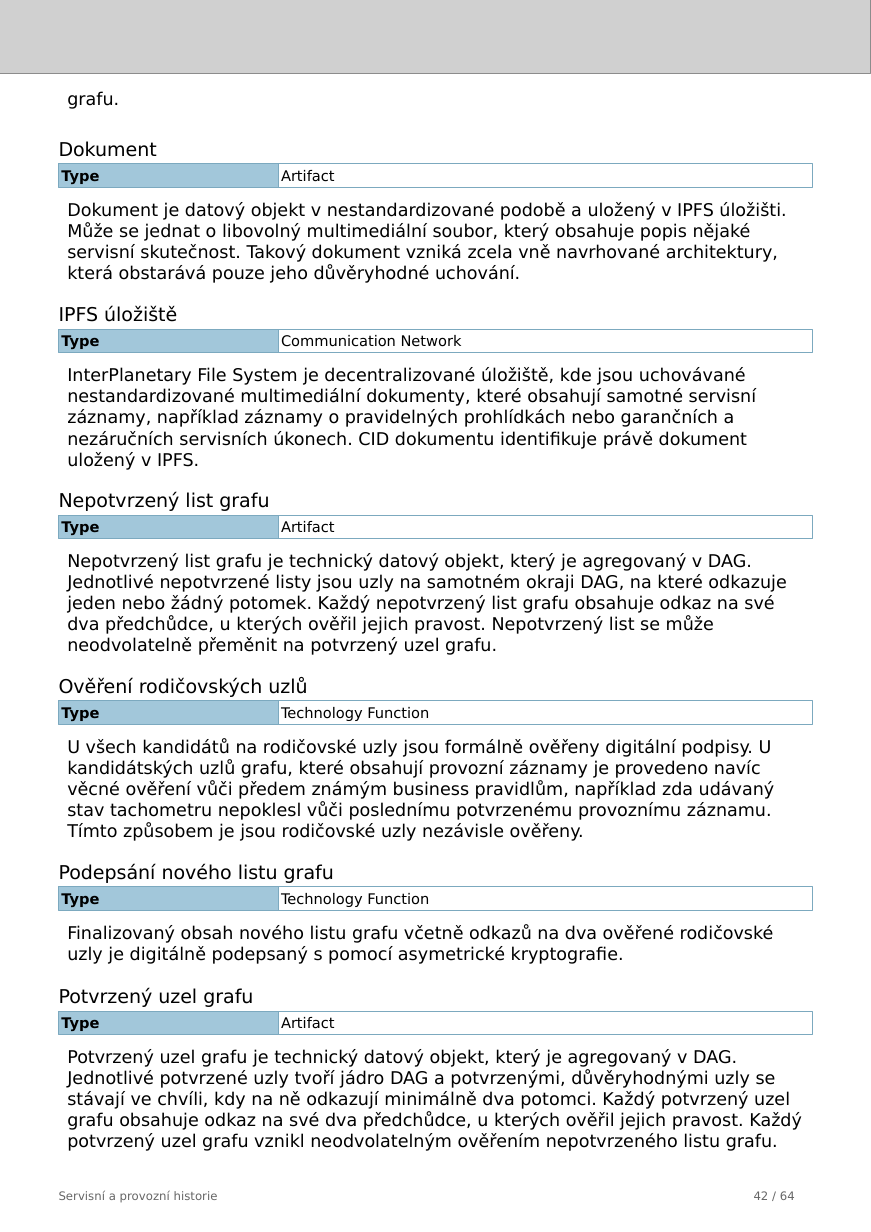
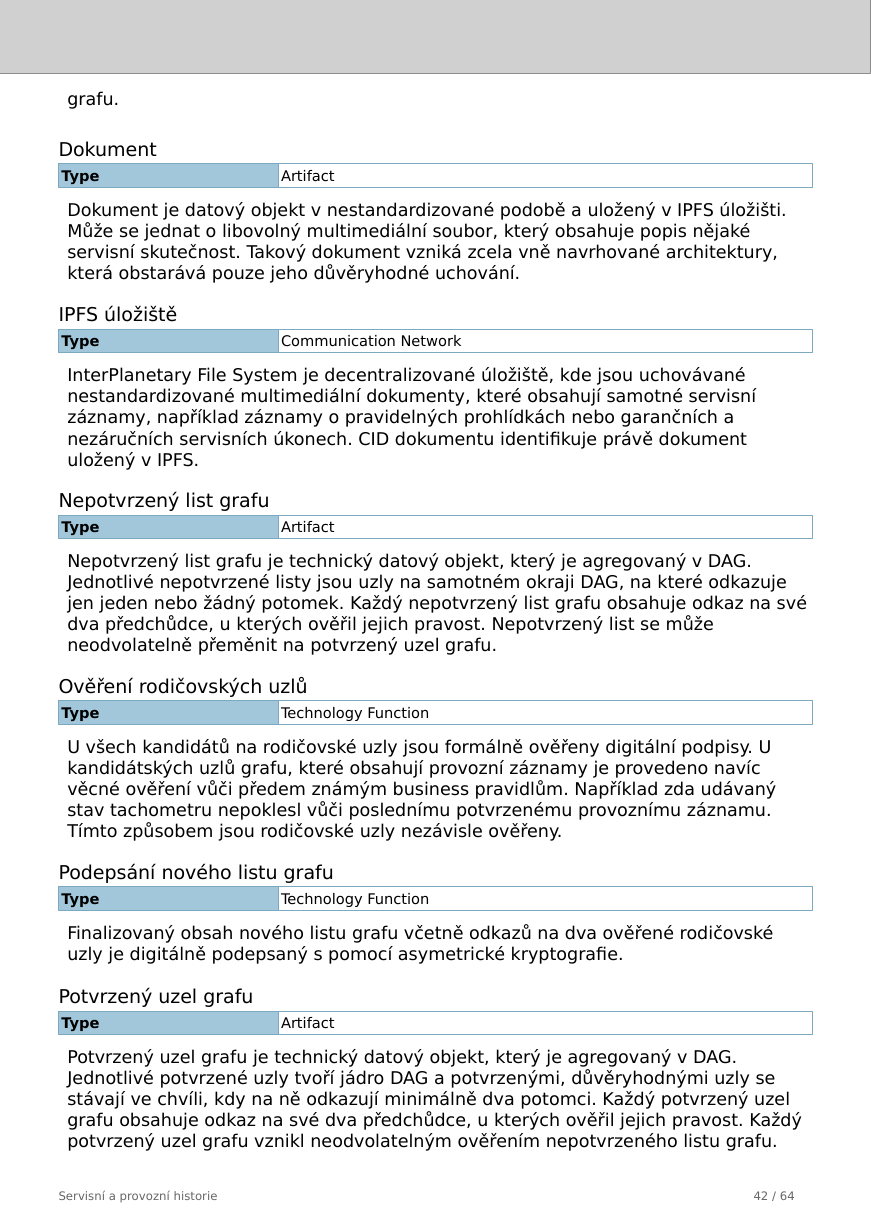
Before and after one commit to friedmannmartin/servisni_a_provozni_historie, a slide deck: slide 42 of report/jasper/servisni_a_provozni_historie.pptx. Drawn at 871x1232 pixels with LibreOffice and Linux fonts; fonts in the diff are those of the drawing; grey boxes stand for pictures. Boxes give left, top, right and bottom in pixels: in the first picture for what was removed or moved away, otherwise in the second. Text is boxed around its words. In the diff, an @@ line names an element or a change of style, - is before the commit and + after.

```diff
--- a/report/jasper/servisni_a_provozni_historie.pptx
+++ b/report/jasper/servisni_a_provozni_historie.pptx
@@ text at bbox=[67, 553, 807, 655]: text changed @@
-Nepotvrzený list grafu je technický datový objekt, který je agregovaný v DAG. Jednotlivé nepotvrzené listy jsou uzly na samotném okraji DAG, na které odkazuje jeden nebo žádný potomek. Každý nepotvrzený list grafu obsahuje odkaz na své dva předchůdce, u kterých ověřil jejich pravost. Nepotvrzený list se může neodvolatelně přeměnit na potvrzený uzel grafu.
+Nepotvrzený list grafu je technický datový objekt, který je agregovaný v DAG. Jednotlivé nepotvrzené listy jsou uzly na samotném okraji DAG, na které odkazuje jen jeden nebo žádný potomek. Každý nepotvrzený list grafu obsahuje odkaz na své dva předchůdce, u kterých ověřil jejich pravost. Nepotvrzený list se může neodvolatelně přeměnit na potvrzený uzel grafu.
@@ text at bbox=[67, 739, 777, 841]: text changed @@
-U všech kandidátů na rodičovské uzly jsou formálně ověřeny digitální podpisy. U kandidátských uzlů grafu, které obsahují provozní záznamy je provedeno navíc věcné ověření vůči předem známým business pravidlům, například zda udávaný stav tachometru nepoklesl vůči poslednímu potvrzenému provoznímu záznamu. Tímto způsobem je jsou rodičovské uzly nezávisle ověřeny.
+U všech kandidátů na rodičovské uzly jsou formálně ověřeny digitální podpisy. U kandidátských uzlů grafu, které obsahují provozní záznamy je provedeno navíc věcné ověření vůči předem známým business pravidlům. Například zda udávaný stav tachometru nepoklesl vůči poslednímu potvrzenému provoznímu záznamu. Tímto způsobem jsou rodičovské uzly nezávisle ověřeny.
```
Also in this commit, not shown: 10 other slides changed, 5 other files.
